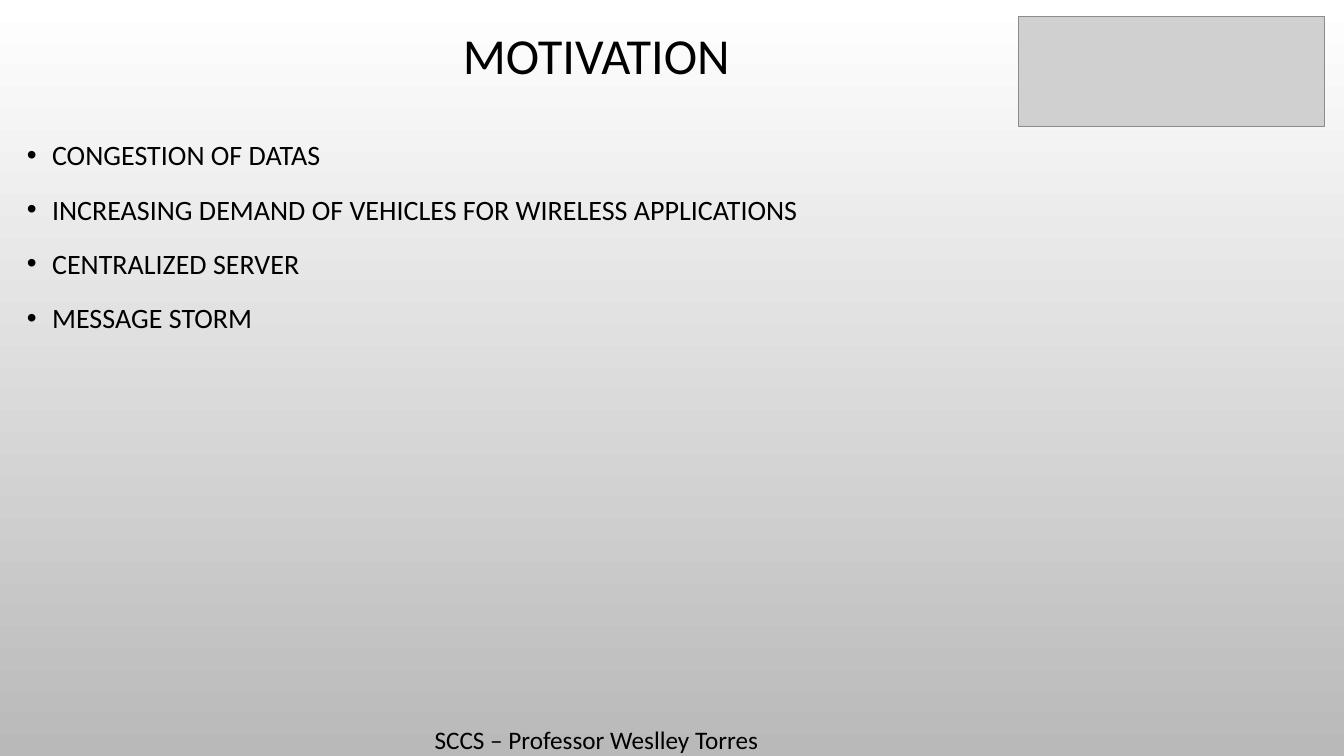
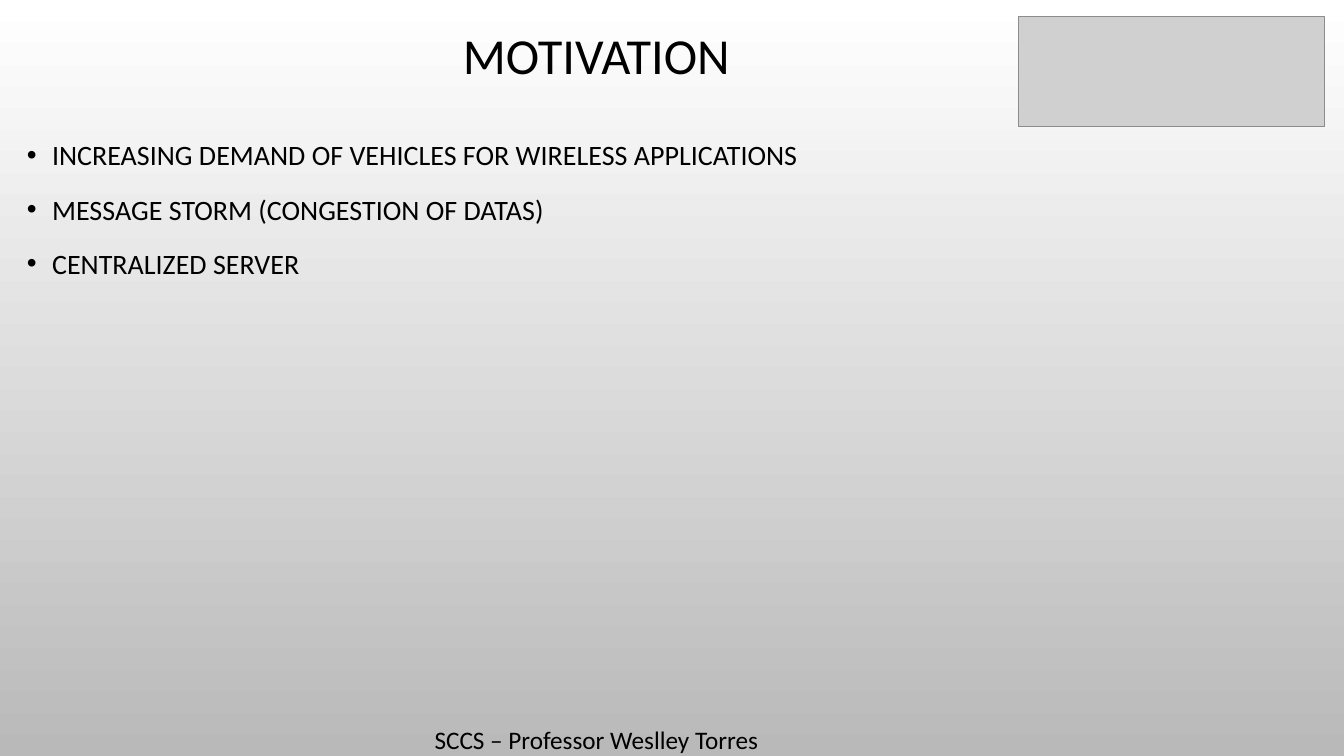
Before and after one commit to Massatoshi/SCCS-Trabalho, a slide deck: slide 6 of PPTS/VANET.pptx. Drawn at 1344x756 pixels with LibreOffice and Linux fonts; fonts in the diff are those of the drawing; grey boxes stand for pictures; background and template pictures are left out. Boxes give left, top, right and bottom in pixels: in the first picture for what was removed or moved away, otherwise in the second. Text is boxed around its words. In the diff, an @@ line names an element or a change of style, - is before the commit and + after.

```diff
--- a/PPTS/VANET.pptx
+++ b/PPTS/VANET.pptx
@@ text at box(52, 147, 320, 166): paragraph removed @@
-• CONGESTION OF DATAS
@@ text at box(52, 199, 544, 224): paragraph added @@
+• MESSAGE STORM (CONGESTION OF DATAS)
@@ text at box(52, 310, 252, 328): paragraph removed @@
-• MESSAGE STORM
```
Also in this commit, not shown: 1 other file.
